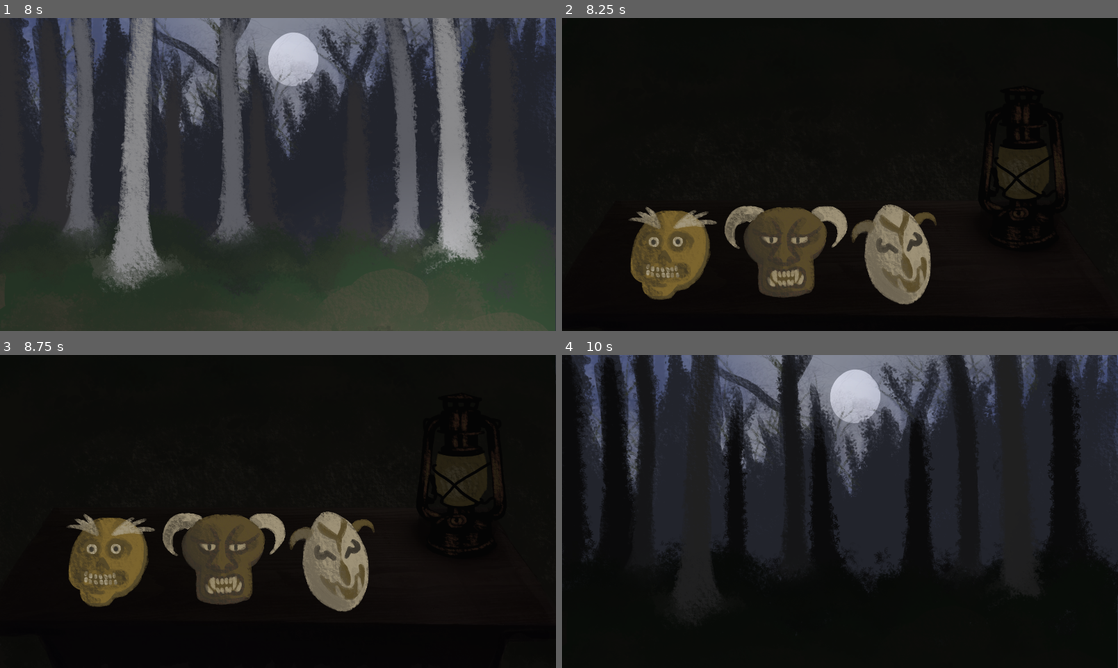
Above: before the commit, frames 1-4 (two rows, left to right).
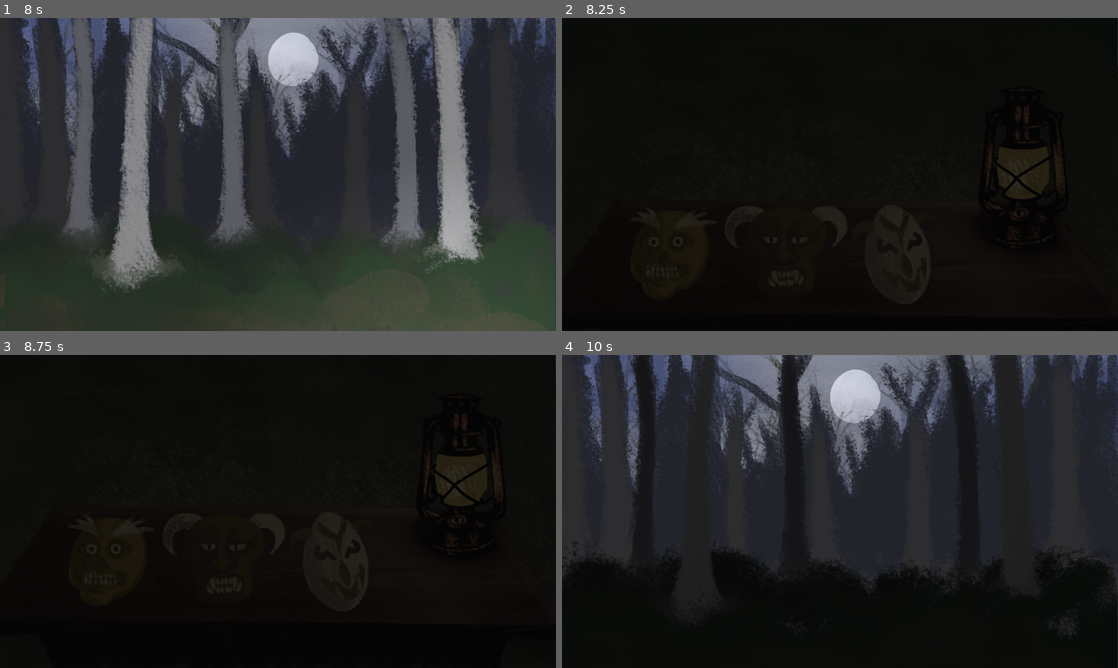
Above: after the commit, the same moments.

Repository: serrureriehurluberlesque/GGJ2026
Game: Godot game, scene res://scenes/main/main.tscn
The game is run twice, just before and just after one commit, with the same random seed, the same clock (stepped at 60 frames per second) and the same inputs. The engine's default icon, where the game draws it, is replaced by a stand-in: a white triangle on a blue panel in a dark square.
Inputs (mouse positions are in pixels of both pictures, inside the frame that each line leads up to):
- Up to frame 1 (8 s): tap Enter at 0.5, 2, 3.5 s; move the mouse to (400, 158) at 0.52 s; hold Up (ui_up) 0.53-1.28 s; hold E (activate) 0.53-1.28 s; click (400, 158) at 0.67 s; tap Space at 1.25, 2.75, 6.5 s; move the mouse to (166, 190) at 1.27 s; hold Down (ui_down) 1.28-2.03 s; click (166, 190) at 1.35 s; move the mouse to (333, 105) at 2.02 s; hold E (activate) 2.03-2.78 s; hold Up (ui_up) 2.03-3.53 s; move the mouse to (250, 237) at 2.77 s; click (250, 237) at 2.85 s; move the mouse to (444, 221) at 3.52 s; hold E (activate) 3.53-4.28 s; hold Down (ui_down) 3.53-5.78 s; move the mouse to (333, 227) at 4.27 s; click (333, 227) at 4.35 s; move the mouse to (222, 221) at 5.02 s; hold E (activate) 5.03-5.78 s; click (222, 221) at 5.17 s; move the mouse to (194, 96) at 5.77 s; hold Up (ui_up) from 5.78 s (still down); click (194, 96) at 5.85 s; move the mouse to (400, 158) at 6.52 s; hold E (activate) 6.53-7.28 s; move the mouse to (166, 190) at 7.27 s; click (166, 190) at 7.35 s
- Up to frame 2 (8.25 s): move the mouse to (895, 105) at 8.02 s; release Up (ui_up) at 8.03 s; hold Down (ui_down) from 8.03 s (still down); hold E (activate) from 8.03 s (still down)
- Up to frame 3 (8.75 s): keep holding Down (ui_down); keep holding E (activate)
- Up to frame 4 (10 s): move the mouse to (673, 558) at 8.77 s; release E (activate) at 8.78 s; click (673, 558) at 8.85 s; move the mouse to (1006, 558) at 9.52 s; release Down (ui_down) at 9.53 s; hold Up (ui_up) from 9.53 s (still down); hold E (activate) from 9.53 s (still down); click (1006, 558) at 9.67 s

Frame 1 is identical in both runs. In frame 2, 10% of the frame differs, in the area x 12-68%, y 59-92%; in frame 3, 10%; in frame 4, 12%, in the area x 0-100%, y 0-90%.

Commit message:
light stuff

Diff:
--- a/ggj2026/scenes/main/main.tscn
+++ b/ggj2026/scenes/main/main.tscn
@@ -18,6 +18,8 @@
 
 [sub_resource type="CanvasTexture" id="CanvasTexture_7smn1"]
 diffuse_texture = ExtResource("6_raeie")
+
+[sub_resource type="ShaderMaterial" id="ShaderMaterial_raeie"]
 
 [sub_resource type="Animation" id="Animation_6q06x"]
 length = 0.001
@@ -103,15 +105,16 @@
 offset_bottom = 2160.0
 texture = ExtResource("2_ow5a4")
 
+[node name="trees_2" type="Sprite2D" parent="Background" unique_id=1439598406]
+z_index = 2
+position = Vector2(960, 1080)
+texture = ExtResource("4_th5th")
+
 [node name="bg_light" type="Node2D" parent="Background" unique_id=154036299]
 unique_name_in_owner = true
 
 [node name="textures" type="Node2D" parent="Background/bg_light" unique_id=1864510549]
 position = Vector2(960, 1080)
-
-[node name="trees_2" type="Sprite2D" parent="Background/bg_light/textures" unique_id=1439598406]
-z_index = 2
-texture = ExtResource("4_th5th")
 
 [node name="trees_4" type="Sprite2D" parent="Background/bg_light/textures" unique_id=1143187428]
 z_index = 4
@@ -143,21 +146,21 @@
 offset_bottom = 2160.0
 texture = ExtResource("6_a8run")
 
-[node name="Masks" type="Node2D" parent="." unique_id=810561441]
+[node name="Masks" type="Node2D" parent="Background/bg_light" unique_id=810561441]
 z_index = 12
 
-[node name="mask_3" parent="Masks" unique_id=1181649016 instance=ExtResource("5_yyfjg")]
+[node name="mask_3" parent="Background/bg_light/Masks" unique_id=1181649016 instance=ExtResource("5_yyfjg")]
 unique_name_in_owner = true
 position = Vector2(1145.0001, 1794)
 rotation = 0.0062934435
 type = 3
 
-[node name="mask_2" parent="Masks" unique_id=1924044574 instance=ExtResource("5_yyfjg")]
+[node name="mask_2" parent="Background/bg_light/Masks" unique_id=1924044574 instance=ExtResource("5_yyfjg")]
 unique_name_in_owner = true
 position = Vector2(773, 1784)
 type = 2
 
-[node name="mask_1" parent="Masks" unique_id=1302221822 instance=ExtResource("5_yyfjg")]
+[node name="mask_1" parent="Background/bg_light/Masks" unique_id=1302221822 instance=ExtResource("5_yyfjg")]
 unique_name_in_owner = true
 position = Vector2(387, 1785.9999)
 rotation = -0.045837246
@@ -171,7 +174,9 @@
 [node name="TransTimer" type="Timer" parent="Camera" unique_id=1312787439]
 
 [node name="MaskOn" type="Sprite2D" parent="Camera" unique_id=1420860986]
+light_mask = 0
 z_index = 15
+material = SubResource("ShaderMaterial_raeie")
 position = Vector2(0, 2160)
 texture = ExtResource("5_6q06x")
 
@@ -201,8 +206,8 @@
 
 [node name="Sound1" type="AudioStreamPlayer" parent="." unique_id=1090949677]
 
-[connection signal="mask_chosen" from="Masks/mask_3" to="." method="_on_mask_chosen"]
-[connection signal="mask_chosen" from="Masks/mask_2" to="." method="_on_mask_chosen"]
-[connection signal="mask_chosen" from="Masks/mask_1" to="." method="_on_mask_chosen"]
+[connection signal="mask_chosen" from="Background/bg_light/Masks/mask_3" to="." method="_on_mask_chosen"]
+[connection signal="mask_chosen" from="Background/bg_light/Masks/mask_2" to="." method="_on_mask_chosen"]
+[connection signal="mask_chosen" from="Background/bg_light/Masks/mask_1" to="." method="_on_mask_chosen"]
 [connection signal="gotcha" from="Monsters" to="." method="_on_monsters_gotcha"]
 [connection signal="timeout" from="Camera/TransTimer" to="." method="_on_trans_timer_timeout"]
